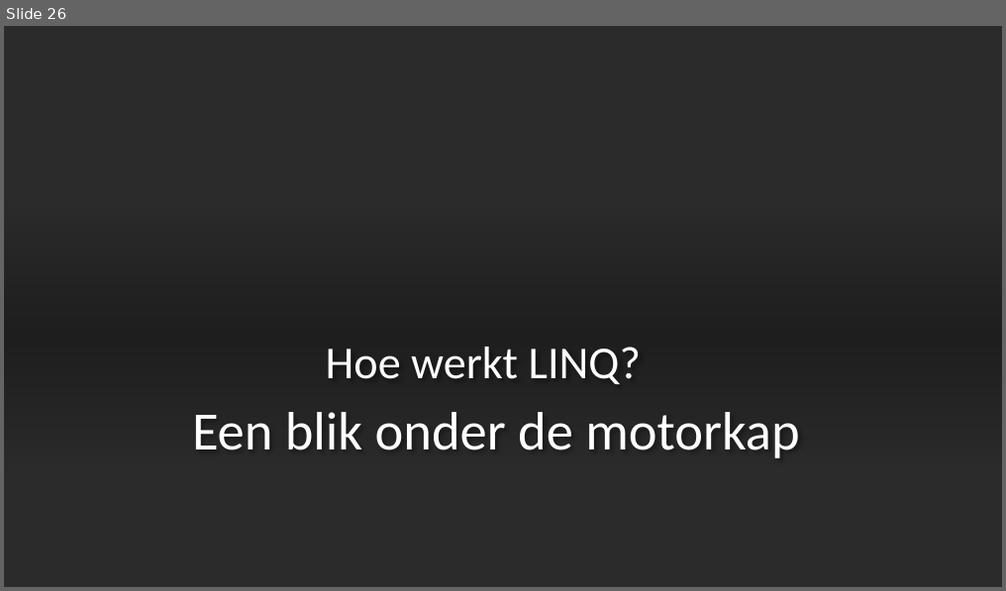
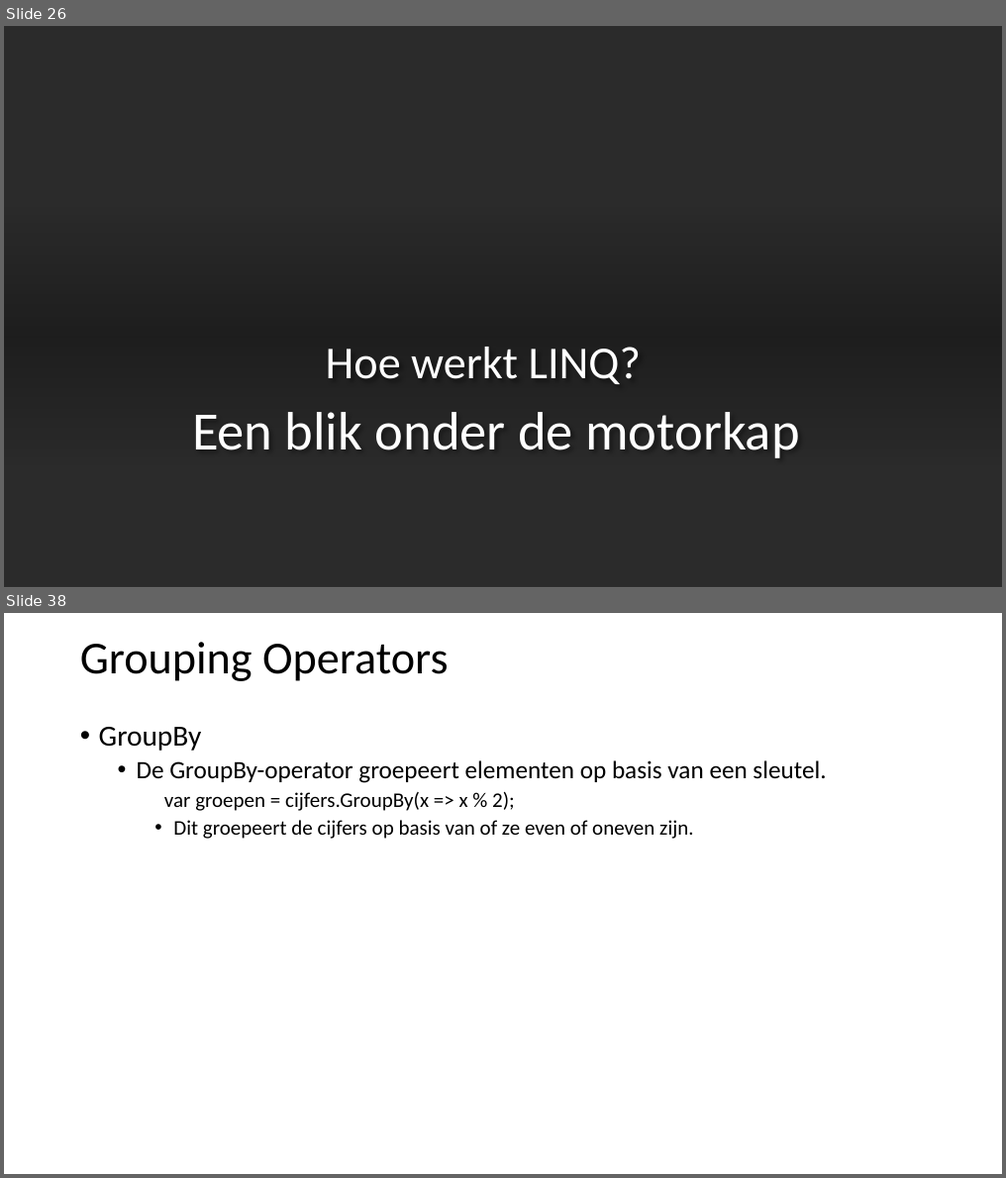
Before and after one commit to Fleximinded/SyntraAB.2024, a slide deck: !Documents/CSharp-LINQ.pptx. Shown one above the other, each under a label of ours: slide 26 before the commit, slides 26 and 38 after it; the slides between them are not shown. The pictures are 1006x591 and 1006x1178 pixels, drawn with LibreOffice and Linux fonts; fonts in the diff are those of the drawing; background and template pictures are left out; a plain dark background stands for a picture behind light text. Boxes give left, top, right and bottom in pixels: in the first picture for what was removed or moved away, otherwise in the second. Text is boxed around its words. In the diff, an @@ line names an element or a change of style, - is before the commit and + after.

```diff
--- a/!Documents/CSharp-LINQ.pptx
+++ b/!Documents/CSharp-LINQ.pptx
@@ slide 38 added at (4, 613, 1002, 1174), background #FFFFFF @@
@@ title added at (80, 642, 448, 681), 44 pt, text #000000 @@
+Grouping Operators
@@ text added at (99, 727, 826, 839), 20 pt, text #000000 @@
+• GroupBy
+  • De GroupBy-operator groepeert elementen op basis van een sleutel.
+    var groepen = cijfers.GroupBy(x => x % 2);
+    • Dit groepeert de cijfers op basis van of ze even of oneven zijn.
```
Also in this commit, not shown: 17 other slides added, 1 slide removed, 11 other files.
